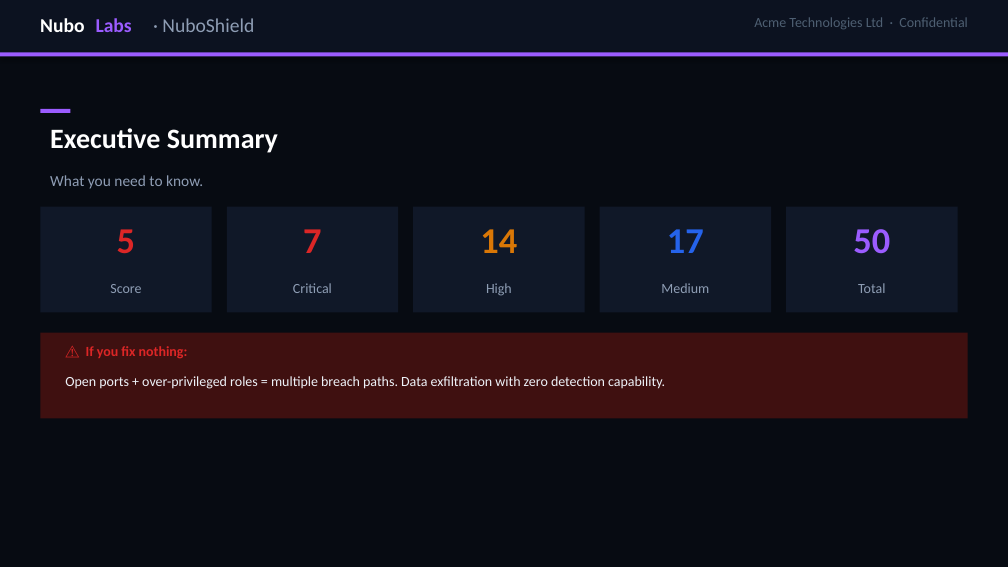
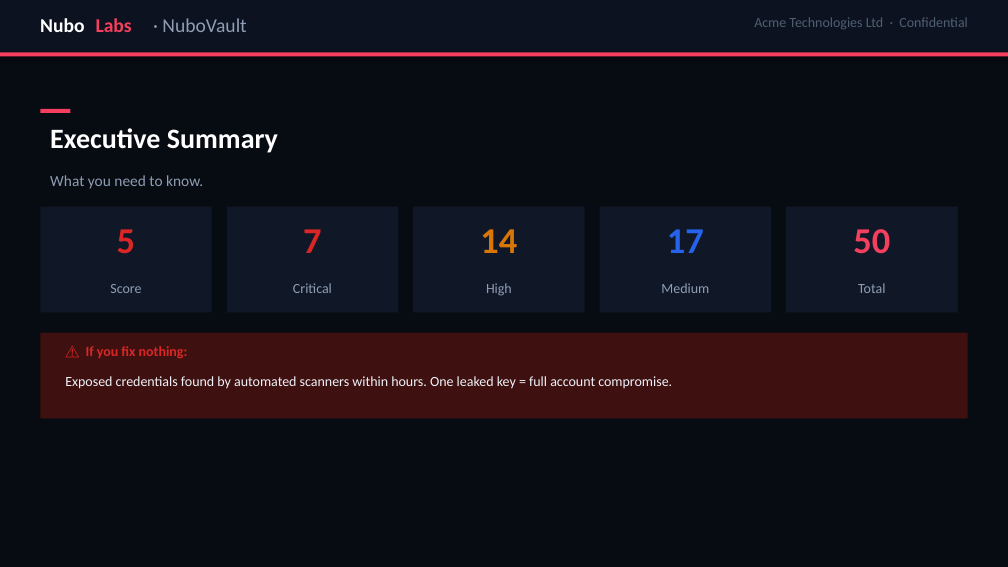
Before and after one commit to kenziebollon-nubolabs/kenziebollon-nubolabs.github.io, a slide deck: slide 2 of samples/nuboshield_deck_acme.pptx. Drawn at 1008x567 pixels with LibreOffice and Linux fonts; fonts in the diff are those of the drawing. Boxes give left, top, right and bottom in pixels: in the first picture for what was removed or moved away, otherwise in the second. Text is boxed around its words. In the diff, an @@ line names an element or a change of style, - is before the commit and + after.

```diff
--- a/samples/nuboshield_deck_acme.pptx
+++ b/samples/nuboshield_deck_acme.pptx
@@ text "Labs" at [96,18,132,32]: text colour #9B5CFF to #F43F5E @@
@@ text at [162,18,246,32]: text changed @@
-· NuboShield
+· NuboVault
@@ rectangle at [0,52,1008,56]: fill #9B5CFF to #F43F5E @@
@@ rectangle at [40,109,71,113]: fill #9B5CFF to #F43F5E @@
@@ text "50" at [853,229,890,254]: text colour #9B5CFF to #F43F5E @@
@@ text at [65,376,672,389]: text changed @@
-Open ports + over-privileged roles = multiple breach paths. Data exfiltration with zero detection capability.
+Exposed credentials found by automated scanners within hours. One leaked key = full account compromise.
```
Also in this commit, not shown: 13 other slides changed, 6 slides added, 3 slides removed, 3 other files.
